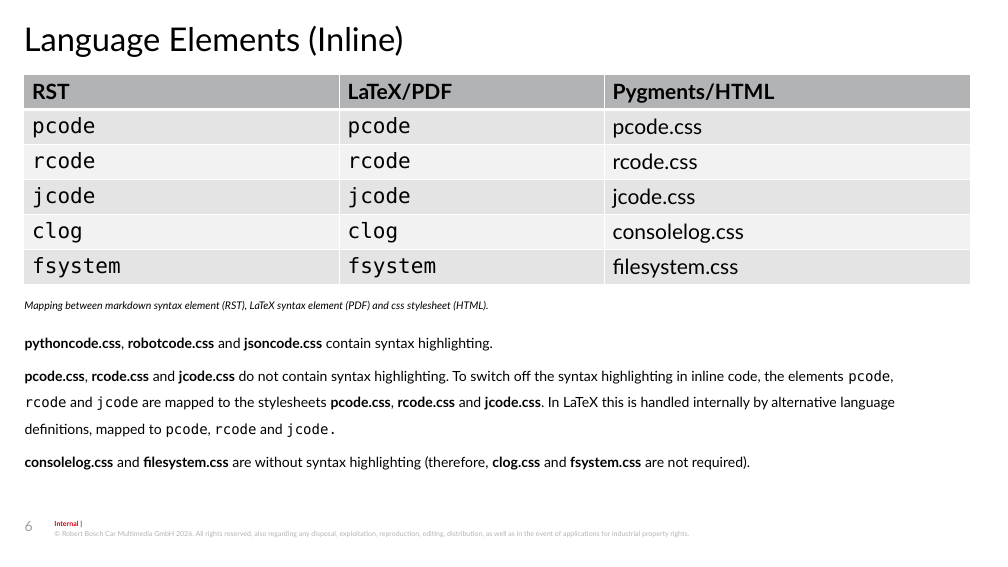
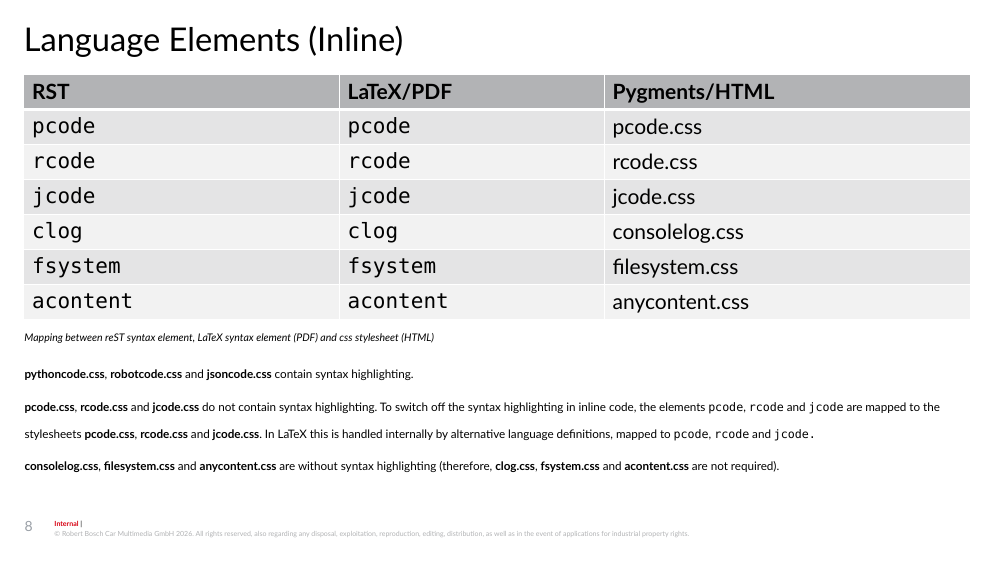
Before and after one commit to test-fullautomation/python-genpackagedoc, a slide deck: slide 8 of concept/genpackagedoc_concept.pptx (slide 6 before the commit). Drawn at 1008x567 pixels with LibreOffice and Linux fonts; fonts in the diff are those of the drawing; background and template pictures are left out. Boxes give left, top, right and bottom in pixels: in the first picture for what was removed or moved away, otherwise in the second. Text is boxed around its words. In the diff, an @@ line names an element or a change of style, - is before the commit and + after.

```diff
--- a/concept/genpackagedoc_concept.pptx
+++ b/concept/genpackagedoc_concept.pptx
@@ table at [24,75,969,319] @@
+row 7: acontent | acontent | anycontent.css
@@ text "pythoncode.css, robotcode.css and jsoncode.css contain ...": place and size @@
-text "pythoncode.css, robotcode.css and jsoncode.css contain ..." at [25,337,895,470]
+text "pythoncode.css, robotcode.css and jsoncode.css contain ..." at [25,369,940,472]
@@ text at [24,333,434,343]: text changed @@
-Mapping between markdown syntax element (RST), LaTeX syntax element (PDF) and css stylesheet (HTML).
+Mapping between reST syntax element, LaTeX syntax element (PDF) and css stylesheet (HTML)
@@ text at [25,369,940,441]: size 12 to 10 pt in "pythoncode.css, robotcode.css and jsoncode.css contain synta ...", "pcode.css, rcode.css and jcode.css do not contain ..." @@
@@ text at [25,461,779,472]: text changed; size 12 to 10 pt; bold on @@
-consolelog.css and filesystem.css are without syntax highlighting (therefore, clog.css and fsystem.css are not required).
+consolelog.css, filesystem.css and anycontent.css are without syntax highlighting (therefore, clog.css, fsystem.css and acontent.css are not required).
@@ page number at [25,521,33,531]: text changed @@
-6
+8
```
Also in this commit, not shown: 4 other slides changed, 2 slides added, 6 other files.
